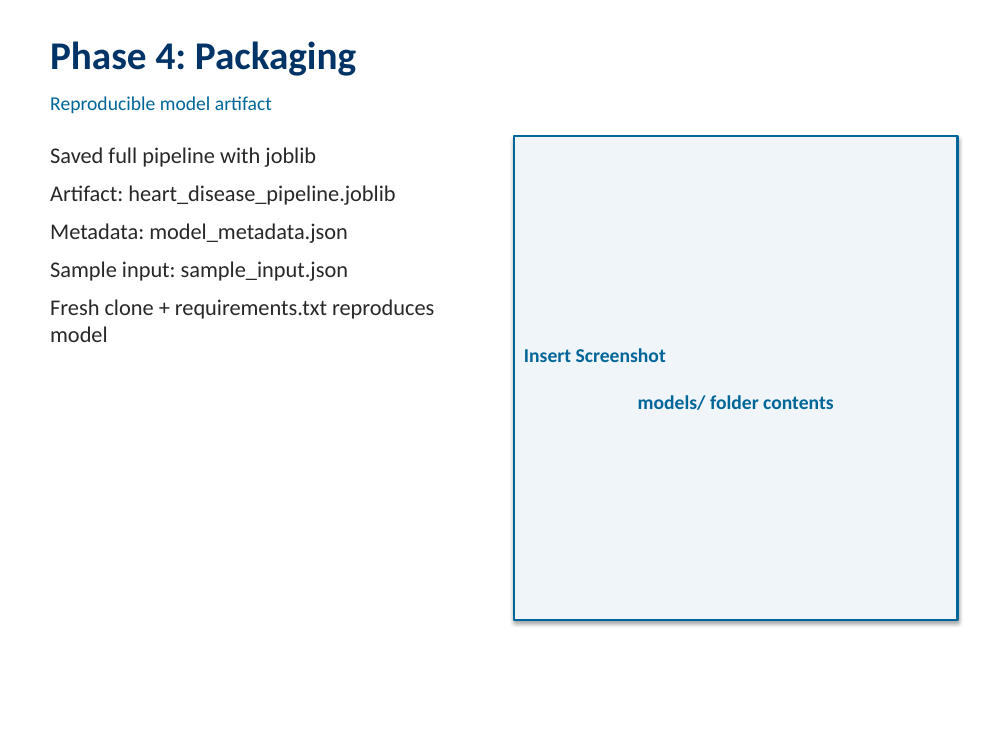
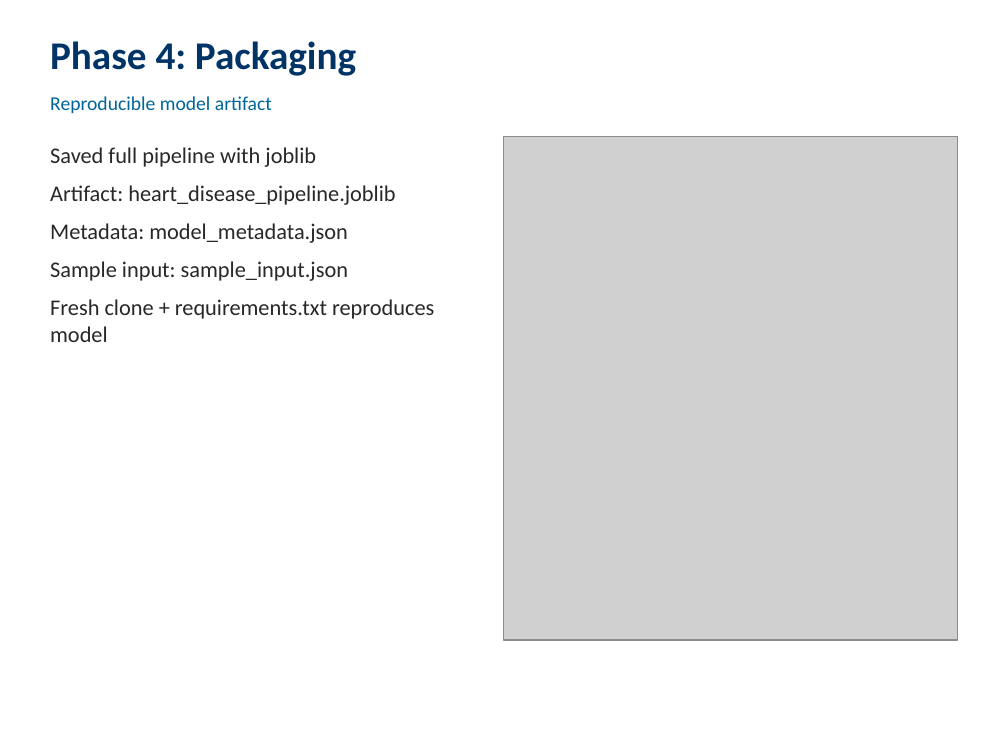
Before and after one commit to srimannarayanbharadwaj/MLOps-Assignment, a slide deck: slide 8 of report/VIDEO_PRESENTATION.pptx. Drawn at 1008x756 pixels with LibreOffice and Linux fonts; fonts in the diff are those of the drawing; grey boxes stand for pictures. Boxes give left, top, right and bottom in pixels: in the first picture for what was removed or moved away, otherwise in the second. Text is boxed around its words. In the diff, an @@ line names an element or a change of style, - is before the commit and + after.

```diff
--- a/report/VIDEO_PRESENTATION.pptx
+++ b/report/VIDEO_PRESENTATION.pptx
@@ picture added at (504, 136, 958, 640) @@
@@ rectangle removed at (514, 136, 958, 620) @@
-Insert Screenshot
-models/ folder contents
```
Also in this commit, not shown: 10 other slides changed, 2 other files.
